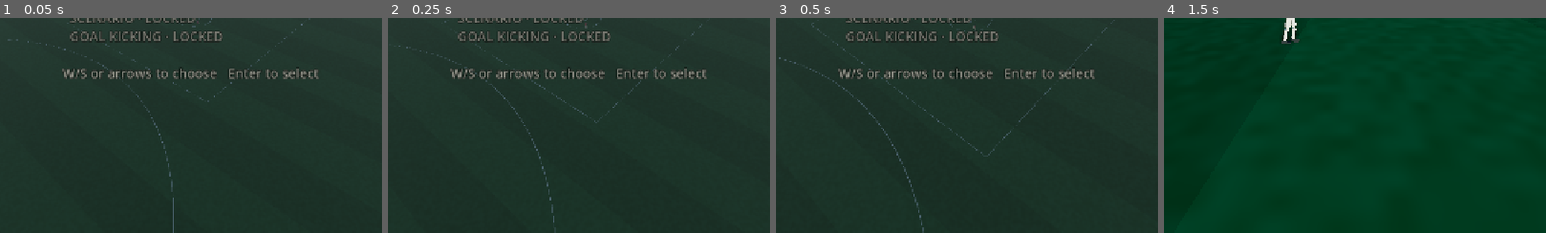
Above: before the commit, frames 1-4 (left to right).
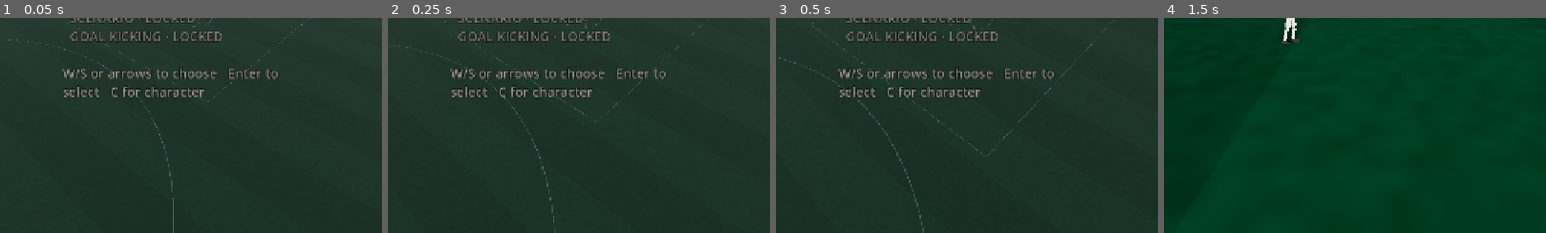
Above: after the commit, the same moments.

Repository: Yaandle/aussie-rules2
Game: Godot game, scene res://scenes/ui/main_menu.tscn
The game is run twice, just before and just after one commit, with the same random seed, the same clock (stepped at 60 frames per second) and the same inputs.
Inputs (mouse positions are % of the whole screen's width and height, from its top left):
- Up to frame 1 (0.05 s): no input
- Up to frame 2 (0.25 s): no input
- Up to frame 3 (0.5 s): no input
- Up to frame 4 (1.5 s): tap Enter (ui_accept) at 0.5, 0.77, 0.8, 1.07 s; move the mouse to (72, 45) at 0.52 s; hold D (move_right) 0.53-1.25 s; hold K (kick) 0.53-1.25 s; click (72, 45) at 0.67 s; drag from (30, 55) to (45, 70) at 1.27 s
The pictures show only the part of the screen within x 25-75%, y 50-100%; the shares and areas given below are measured in that part.

The runs differ from the first frame. In frame 1, 0.9% of the frame differs, in the area x 16-84%, y 23-37%; in frame 2, 0.9%; in frame 3, 0.9%; in frame 4, nothing differs.

Commit message:
Added kick to kick

Diff:
--- a/project.godot
+++ b/project.godot
@@ -21,6 +21,8 @@
 InputManager="*res://scripts/autoload/input_manager.gd"
 GameState="*res://scripts/autoload/game_state.gd"
 MatchState="*res://scripts/autoload/match_state.gd"
+CharacterProfile="*res://scripts/autoload/character_profile.gd"
+SceneWipe="*res://scripts/autoload/scene_wipe.gd"
 
 [display]
 
@@ -138,6 +140,12 @@
 , Object(InputEventJoypadButton,"resource_local_to_scene":false,"resource_name":"","device":-1,"button_index":4,"pressure":0.0,"pressed":false,"script":null)
 ]
 }
+character_menu={
+"deadzone": 0.5,
+"events": [Object(InputEventKey,"resource_local_to_scene":false,"resource_name":"","device":-1,"window_id":0,"alt_pressed":false,"shift_pressed":false,"ctrl_pressed":false,"meta_pressed":false,"pressed":false,"keycode":0,"physical_keycode":67,"key_label":0,"unicode":0,"location":0,"echo":false,"script":null)
+, Object(InputEventJoypadButton,"resource_local_to_scene":false,"resource_name":"","device":-1,"button_index":5,"pressure":0.0,"pressed":false,"script":null)
+]
+}
 debug_hud={
 "deadzone": 0.5,
 "events": [Object(InputEventKey,"resource_local_to_scene":false,"resource_name":"","device":-1,"window_id":0,"alt_press …(195 unchanged characters)…
--- /dev/null
+++ b/scenes/modes/kick_to_kick.tscn
@@ -0,0 +1,55 @@
+[gd_scene load_steps=8 format=3]
+
+[ext_resource type="Script" path="res://scripts/modes/kick_to_kick.gd" id="1_kick_to_kick"]
+[ext_resource type="PackedScene" path="res://scenes/field/field.tscn" id="2_field"]
+[ext_resource type="PackedScene" path="res://scenes/ball/ball.tscn" id="3_ball"]
+[ext_resource type="PackedScene" path="res://scenes/player/player.tscn" id="4_player"]
+[ext_resource type="PackedScene" path="res://scenes/camera/broadcast_camera.tscn" id="5_camera"]
+[ext_resource type="PackedScene" path="res://scenes/ui/debug_hud.tscn" id="6_hud"]
+
+[sub_resource type="ProceduralSkyMaterial" id="Sky_material"]
+sky_top_color = Color(0.32, 0.5, 0.76, 1)
+sky_horizon_color = Color(0.72, 0.78, 0.8, 1)
+ground_bottom_color = Color(0.27, 0.31, 0.26, 1)
+ground_horizon_color = Color(0.55, 0.6, 0.52, 1)
+sun_angle_max = 26.0
+sun_curve = 0.12
+
+[sub_resource type="Sky" id="Sky"]
+sky_material = SubResource("Sky_material")
+
+[sub_resource type="Environment" id="Environment"]
+background_mode = 2
+sky = SubResource("Sky")
+ambient_light_source = 3
+reflected_light_source = 2
+tonemap_mode = 3
+tonemap_white = 6.0
+ssao_enabled = true
+fog_enabled = true
+fog_light_color = Color(0.71, 0.77, 0.8, 1)
+fog_density = 0.0008
+
+[node name="KickToKick" type="Node3D"]
+script = ExtResource("1_kick_to_kick")
+
+[node name="WorldEnvironment" type="WorldEnvironment" parent="."]
+environment = SubResource("Environment")
+
+[node name="Sun" type="DirectionalLight3D" parent="."]
+transform = Transform3D(0.81915, 0, 0.57358, 0.43938, 0.64279, -0.62751, -0.36868, 0.76604, 0.52654, 0, 40, 0)
+light_energy = 1.15
+shadow_enabled = true
+directional_shadow_max_distance = 120.0
+
+[node name="Field" parent="." instance=ExtResource("2_field")]
+
+[node name="Ball" parent="." instance=ExtResource("3_ball")]
+transform = Transform3D(1, 0, 0, 0, 1, 0, 0, 0, 1, 0, 0.5, 0)
+
+[node name="Player" parent="." instance=ExtResource("4_player")]
+transform = Transform3D(1, 0, 0, 0, 1, 0, 0, 0, 1, 0, 0, 8)
+
+[node name="BroadcastCamera" parent="." instance=ExtResource("5_camera")]
+
+[node name="DebugHud" parent="." instance=ExtResource("6_hud")]
--- /dev/null
+++ b/scenes/ui/character_backdrop.tscn
@@ -0,0 +1,39 @@
+[gd_scene load_steps=4 format=3]
+
+[ext_resource type="Script" path="res://scripts/ui/character_backdrop.gd" id="1_backdrop"]
+
+[sub_resource type="ProceduralSkyMaterial" id="Sky_material"]
+sky_top_color = Color(0.32, 0.5, 0.76, 1)
+sky_horizon_color = Color(0.72, 0.78, 0.8, 1)
+ground_bottom_color = Color(0.27, 0.31, 0.26, 1)
+ground_horizon_color = Color(0.55, 0.6, 0.52, 1)
+sun_angle_max = 26.0
+sun_curve = 0.12
+
+[sub_resource type="Sky" id="Sky"]
+sky_material = SubResource("Sky_material")
+
+[sub_resource type="Environment" id="Environment"]
+background_mode = 2
+sky = SubResource("Sky")
+ambient_light_source = 3
+reflected_light_source = 2
+tonemap_mode = 3
+tonemap_white = 6.0
+fog_enabled = true
+fog_light_color = Color(0.71, 0.77, 0.8, 1)
+fog_density = 0.001
+
+[node name="CharacterBackdrop" type="Node3D"]
+script = ExtResource("1_backdrop")
+
+[node name="WorldEnvironment" type="WorldEnvironment" parent="."]
+environment = SubResource("Environment")
+
+[node name="Sun" type="DirectionalLight3D" parent="."]
+transform = Transform3D(0.81915, 0, 0.57358, 0.43938, 0.64279, -0.62751, -0.36868, 0.76604, 0.52654, 0, 40, 0)
+light_energy = 1.15
+shadow_enabled = false
+
+[node name="Camera3D" type="Camera3D" parent="."]
+fov = 50.0
--- /dev/null
+++ b/scenes/ui/character_screen.tscn
@@ -0,0 +1,49 @@
+[gd_scene load_steps=3 format=3]
+
+[ext_resource type="Script" path="res://scripts/ui/character_screen.gd" id="1_screen"]
+[ext_resource type="PackedScene" path="res://scenes/ui/character_backdrop.tscn" id="2_backdrop"]
+
+[node name="CharacterScreen" type="CanvasLayer"]
+script = ExtResource("1_screen")
+
+[node name="BackdropContainer" type="SubViewportContainer" parent="."]
+anchors_preset = 15
+anchor_right = 1.0
+anchor_bottom = 1.0
+grow_horizontal = 2
+grow_vertical = 2
+stretch = true
+
+[node name="SubViewport" type="SubViewport" parent="BackdropContainer"]
+handle_input_locally = false
+size = Vector2i(1280, 720)
+
+[node name="CharacterBackdrop" parent="BackdropContainer/SubViewport" instance=ExtResource("2_backdrop")]
+
+[node name="Scrim" type="ColorRect" parent="."]
+anchors_preset = 15
+anchor_right = 1.0
+anchor_bottom = 1.0
+grow_horizontal = 2
+grow_vertical = 2
+color = Color(0.05, 0.06, 0.05, 0.45)
+
+[node name="Label" type="RichTextLabel" parent="."]
+anchors_preset = 8
+anchor_left = 0.5
+anchor_top = 0.5
+anchor_right = 0.5
+anchor_bottom = 0.5
+offset_left = -280.0
+offset_top = -220.0
+offset_right = 280.0
+offset_bottom = 220.0
+grow_horizontal = 2
+grow_vertical = 2
+theme_override_colors/default_color = Color(0.95, 0.96, 0.9, 1)
+theme_override_colors/font_outline_color = Color(0.03, 0.04, 0.03, 0.85)
+theme_override_constants/outline_size = 5
+theme_override_font_sizes/normal_font_size = 20
+bbcode_enabled = true
+fit_content = true
+scroll_active = false
--- /dev/null
+++ b/scripts/autoload/character_profile.gd
@@ -0,0 +1,20 @@
+extends Node
+
+## Session-only character attributes — the Godot equivalent of Prototype
+## 1's character_state.py "APPLY TO ALL PLAYERS" default. P1 also had a
+## named-roster/disk-persistence system layered on top of that default;
+## this port stops at the single always-live profile, since nothing here
+## yet has more than one controllable player to apply a roster entry to.
+## Whatever mode spawns the human-controlled player (currently just
+## kick_to_kick.gd) reads speed_scale()/height_scale() when building it.
+
+var speed := Tuning.CHARACTER_SPEED_DEFAULT
+var height := Tuning.CHARACTER_HEIGHT_DEFAULT
+
+
+func speed_scale() -> float:
+	return speed / Tuning.CHARACTER_SPEED_DEFAULT
+
+
+func height_scale() -> float:
+	return height / Tuning.CHARACTER_HEIGHT_DEFAULT
--- a/scripts/autoload/game_state.gd
+++ b/scripts/autoload/game_state.gd
@@ -21,6 +21,7 @@
 	FULL_GAME,    ## §7 priority 1
 	SCENARIO,     ## §7 priority 2
 	GOAL_KICKING, ## §7 priority 4
+	KICK_TO_KICK, ## solo free-roam practice, reached via the character screen
 }
 
 enum Phase {
--- /dev/null
+++ b/scripts/autoload/scene_wipe.gd
@@ -0,0 +1,62 @@
+extends CanvasLayer
+
+## Pixel-wipe scene transition — ports the sweep in character_render.py's
+## `_wipe_surface`/`_wipe_cache`: a hard-edged panel sweeping in from the
+## left to cover the screen, then back out to reveal what's underneath.
+## P1 could do this as an overlay within one process because its whole
+## game was one Pygame surface; here a mode change is a real scene swap
+## (`change_scene_to_file`), so the panel lives on an autoload, which is
+## the one thing guaranteed to survive that swap — cover, swap, reveal.
+
+## Released whenever a step finishes — naturally, or because a new
+## _animate() call superseded it. `Tween.kill()` never fires the tween's
+## own `finished` signal, so awaiting that signal directly would leave
+## whichever coroutine was mid-`await` on a killed tween suspended
+## forever (a real leak: two change_scene() calls close enough together
+## — a fast confirm right as the previous reveal is still animating —
+## would orphan the first one). Routing every completion through this
+## signal instead means superseding a tween still releases its awaiter.
+signal _step_done
+
+var _panel: ColorRect
+var _tween: Tween
+
+
+func _ready() -> void:
+	layer = 100
+	process_mode = Node.PROCESS_MODE_ALWAYS
+	_panel = ColorRect.new()
+	_panel.color = Color(0.05, 0.05, 0.04)
+	_panel.mouse_filter = Control.MOUSE_FILTER_IGNORE
+	_panel.set_anchors_preset(Control.PRESET_FULL_RECT)
+	_panel.anchor_right = 0.0   # starts fully revealed — no panel on screen
+	add_child(_panel)
+
+
+## Covers the screen, swaps the scene, then reveals the new one. The
+## frame of delay between the scene swap and the reveal tween starting
+## lets the new scene's _ready() run first, so it never flashes visible
+## uncovered.
+func change_scene(path: String, duration := Tuning.CHARACTER_TRANSITION_TIME) -> void:
+	await cover(duration)
+	get_tree().change_scene_to_file(path)
+	await get_tree().process_frame
+	await reveal(duration)
+
+
+func cover(duration := Tuning.CHARACTER_TRANSITION_TIME) -> void:
+	await _animate(1.0, duration)
+
+
+func reveal(duration := Tuning.CHARACTER_TRANSITION_TIME) -> void:
+	await _animate(0.0, duration)
+
+
+func _animate(target_anchor_right: float, duration: float) -> void:
+	if _tween != null and _tween.is_valid():
+		_tween.kill()
+		_step_done.emit()
+	_tween = create_tween()
+	_tween.tween_property(_panel, "anchor_right", target_anchor_right, duration)
+	_tween.finished.connect(_step_done.emit, CONNECT_ONE_SHOT)
+	await _step_done
--- /dev/null
+++ b/scripts/modes/kick_to_kick.gd
@@ -0,0 +1,68 @@
+extends Node3D
+
+## Solo free-roam practice (reached via the character screen's PLAY row):
+## one player, one ball, the full field, no AI, no clock, no scoring —
+## just movement and disposal with an unlimited ball reset. Functionally
+## the milestone-1 sandbox (scripts/main.gd) with two differences: it's
+## reachable from the menu/character-screen flow instead of being the
+## boot scene, and it applies whatever SPEED/HEIGHT the character screen
+## was left on (CharacterProfile) to the player it spawns.
+
+const BALL_RESET_AHEAD := 3.0
+const BALL_LOST_BELOW := -5.0
+
+@onready var _field: Field = $Field
+@onready var _ball: Ball = $Ball
+@onready var _player: PlayerController = $Player
+@onready var _camera: BroadcastCamera = $BroadcastCamera
+@onready var _hud: DebugHud = $DebugHud
+
+
+func _ready() -> void:
+	GameState.mode = GameState.Mode.KICK_TO_KICK
+	GameState.phase = GameState.Phase.PLAY
+
+	_player.speed_scale = CharacterProfile.speed_scale()
+	(_player.get_node("Rig") as Node3D).scale = Vector3.ONE * CharacterProfile.height_scale()
+
+	_camera.target = _player
+	_camera.ball = _ball
+	_camera.recenter()
+	_player.camera = _camera.camera()
+
+	_hud.player = _player
+	_hud.ball = _ball
+
+	_player.ball_disposed.connect(_on_ball_disposed)
+
+	_ball.reset_at(_field.centre())
+	Input.set_mouse_mode(Input.MOUSE_MODE_CAPTURED)
+
+
+func _unhandled_input(event: InputEvent) -> void:
+	if event.is_action_pressed(&"pause"):
+		Input.set_mouse_mode(Input.MOUSE_MODE_VISIBLE)
+		SceneWipe.change_scene("res://scenes/ui/main_menu.tscn")
+	elif event.is_action_pressed(&"debug_reset"):
+		_reset_ball()
+
+
+func _physics_process(_delta: float) -> void:
+	# Safety net, same as the sandbox's — the ball is a real rigid body,
+	# so it can genuinely be lost off the map.
+	var where := _ball.global_position
+	if where.y < BALL_LOST_BELOW \
+			or absf(where.x) > Tuning.FIELD_HALF_LENGTH + Field.SURROUND_MARGIN \
+			or absf(where.z) > Tuning.FIELD_HALF_WIDTH + Field.SURROUND_MARGIN:
+		_reset_ball()
+
+
+func _reset_ball() -> void:
+	_player.drop_ball()
+	var ahead := -_player.global_transform.basis.z * BALL_RESET_AHEAD
+	_ball.reset_at(_player.global_position + ahead + Vector3.UP * 0.3)
+
+
+func _on_ball_disposed(action: Tuning.Action) -> void:
+	if action == Tuning.Action.KICK:
+		_camera.punch(Tuning.CAM_PUNCH_KICK)
--- a/scripts/player/player_controller.gd
+++ b/scripts/player/player_controller.gd
@@ -31,6 +31,12 @@
 
 @export var team: Tuning.Team = Tuning.Team.HOME
 
+## Uniform multiplier over WALK/JOG/SPRINT_SPEED — 1.0 leaves Full Game
+## and the sandbox exactly as tuned. The character screen's SPEED stat
+## (CharacterProfile.speed_scale()) is the only thing that sets this to
+## anything else, on whichever player it hands off to.
+var speed_scale := 1.0
+
 ## Set by whatever owns the view — movement is camera-relative, as every
 ## third-person game's is. Left null the player still works, just in
 ## world axes, which keeps this node testable headless.
@@ -144,7 +150,7 @@
 		# current momentum it is. Dead ahead is full, square across is
 		# half, straight back is REVERSE_SPEED_SCALE.
 		var alignment := _heading.dot(_wish_dir)
-		target_speed = Tuning.speed_for_gait(gait) \
+		target_speed = Tuning.speed_for_gait(gait) * speed_scale \
 			* remap(alignment, -1.0, 1.0, Tuning.REVERSE_SPEED_SCALE, 1.0)
 
 		var speed_ratio := clampf(_speed / Tuning.SPRINT_SPEED, 0.0, 1.0)
--- a/scripts/tuning.gd
+++ b/scripts/tuning.gd
@@ -262,6 +262,30 @@
 const TACKLE_SPILL_SPEED := 3.0        # m/s the loose ball scatters at
 
 
+# ── Character screen ─────────────────────────────────────────────────
+# Ported from Prototype 1's character_state.py / character_render.py: a
+# live attributes screen with two adjustable stats (Speed, Height) and a
+# pixel-wipe entry/exit. P1's CHARACTER_SPEED_MIN/MAX (12..26) were
+# abstract logical units/s on its diorama grid; here Speed is the
+# player's effective SPRINT_SPEED in real m/s, so PLAYER_CONTROLLER's
+# speed_scale (speed / CHARACTER_SPEED_DEFAULT) multiplies WALK/JOG/
+# SPRINT uniformly. Height stays real centimetres — PlaceholderRig's
+# proportions already assume a 185cm baseline, so CHARACTER_HEIGHT_
+# DEFAULT matches it exactly and height_scale becomes a uniform rig
+# scale rather than a re-derived skeleton.
+const CHARACTER_SPEED_MIN := 6.0        # m/s
+const CHARACTER_SPEED_MAX := 11.0       # m/s
+const CHARACTER_SPEED_STEP := 0.25      # m/s per Left/Right nudge
+const CHARACTER_SPEED_DEFAULT := SPRINT_SPEED
+
+const CHARACTER_HEIGHT_MIN := 165.0     # cm
+const CHARACTER_HEIGHT_MAX := 205.0     # cm
+const CHARACTER_HEIGHT_STEP := 1.0      # cm per Left/Right nudge
+const CHARACTER_HEIGHT_DEFAULT := 185.0 # matches PlaceholderRig's HIP_HEIGHT rig
+
+const CHARACTER_TRANSITION_TIME := 0.3  # s, pixel-wipe cover/reveal duration
+
+
 # ── AI ───────────────────────────────────────────────────────────────
 # Deliberately simple: chase the loose ball, run the carry toward goal,
 # press the opposing carrier, otherwise drift toward a kickoff slot. Not
--- /dev/null
+++ b/scripts/ui/character_backdrop.gd
@@ -0,0 +1,42 @@
+class_name CharacterBackdrop
+extends Node3D
+
+## Decorative background for the character screen: one standing player on
+## the turf, a fixed close camera framing — P1's character_render.py used
+## exactly this ("the camera never moves, but still ticks every frame
+## like every other mode's rig"). Reuses menu_backdrop.gd's pattern
+## (Field + PlayerController instanced with a static PlayerBrain) rather
+## than inventing a second way to stand a player on the ground.
+
+const FIELD_SCENE := preload("res://scenes/field/field.tscn")
+const PLAYER_SCENE := preload("res://scenes/player/player.tscn")
+
+@onready var _camera: Camera3D = $Camera3D
+
+var _rig_holder: PlaceholderRig
+
+
+func _ready() -> void:
+	add_child(FIELD_SCENE.instantiate())
+
+	var instance := PLAYER_SCENE.instantiate() as PlayerController
+	instance.team = Tuning.Team.HOME
+	var rig := instance.get_node("Rig") as PlaceholderRig
+	rig.away_kit = false
+	instance.position = Vector3.ZERO
+	instance.rotation.y = deg_to_rad(180.0)   # face the camera
+	add_child(instance)
+	instance.set_brain(PlayerBrain.new())
+	_rig_holder = rig
+
+	_camera.global_position = Vector3(0.0, 1.35, 3.4)
+	_camera.look_at(Vector3(0.0, 1.0, 0.0), Vector3.UP)
+
+
+## Cosmetic rig scale so the portrait reflects the draft HEIGHT value
+## while it's being edited — matches character_render.py's height_mult
+## sprite scaling. Called by character_screen.gd, not driven from here,
+## so the preview updates live as the stat is nudged.
+func set_height_scale(scale: float) -> void:
+	if is_instance_valid(_rig_holder):
+		_rig_holder.scale = Vector3.ONE * scale
--- /dev/null
+++ b/scripts/ui/character_screen.gd
@@ -0,0 +1,156 @@
+class_name CharacterScreen
+extends CanvasLayer
+
+## Attribute screen ported from Prototype 1's character_state.py /
+## character_render.py (hotkey "C" from the main menu there too). P1 also
+## had a named-player roster with disk persistence layered on the same
+## screen; this port keeps the part that actually changes gameplay right
+## now — the single live SPEED/HEIGHT draft (design doc's "APPLY TO ALL
+## PLAYERS" default, see CharacterProfile) — and drops the roster, since
+## there's nowhere yet that more than one saved profile would matter.
+##
+## Two adjustable stats (Speed, Height), six locked flavour rows kept for
+## the same reason P1 kept them: a stat screen that only ever shows two
+## live numbers doesn't read as a stat screen. A PLAY action row replaces
+## P1's SAVE — confirming here launches kick_to_kick.tscn instead of
+## writing to disk.
+
+const ATTRIBUTE_ROWS := [
+	{"key": "speed", "name": "SPEED"},
+	{"key": null, "name": "JUMPING"},
+	{"key": null, "name": "KICKING POWER"},
+	{"key": null, "name": "KICKING ACCURACY"},
+	{"key": null, "name": "STRENGTH"},
+	{"key": "height", "name": "HEIGHT"},
+	{"key": null, "name": "WEIGHT"},
+	{"key": null, "name": "KICKING FOOT"},
+]
+
+const COLOUR_TITLE := "f4f1e0"
+const COLOUR_SELECTED := "f4f1e0"
+const COLOUR_NORMAL := "c9c9bd"
+const COLOUR_LOCKED := "7a7a72"
+const COLOUR_HINT := "9a9a90"
+const COLOUR_GOLD := "e9c95e"
+
+const BAR_SEGMENTS := 16
+
+@onready var _label: RichTextLabel = $Label
+@onready var _backdrop: CharacterBackdrop = $BackdropContainer/SubViewport/CharacterBackdrop
+
+var _speed := Tuning.CHARACTER_SPEED_DEFAULT
+var _height := Tuning.CHARACTER_HEIGHT_DEFAULT
+var _selected := 0
+var _busy := false   ## true while a wipe is in flight — input is inert
+
+
+func _ready() -> void:
+	_speed = CharacterProfile.speed
+	_height = CharacterProfile.height
+	_backdrop.set_height_scale(_height / Tuning.CHARACTER_HEIGHT_DEFAULT)
+	_refresh()
+
+
+func _unhandled_input(event: InputEvent) -> void:
+	if _busy:
+		return
+	if event.is_action_pressed(&"move_forward") or event.is_action_pressed(&"ui_up"):
+		_move(-1)
+	elif event.is_action_pressed(&"move_back") or event.is_action_pressed(&"ui_down"):
+		_move(1)
+	elif event.is_action_pressed(&"move_left") or event.is_action_pressed(&"ui_left"):
+		_nudge(-1)
+	elif event.is_action_pressed(&"move_right") or event.is_action_pressed(&"ui_right"):
+		_nudge(1)
+	elif event.is_action_pressed(&"ui_accept"):
+		_activate()
+	elif event.is_action_pressed(&"pause") or event.is_action_pressed(&"character_menu"):
+		_exit_to_menu()
+
+
+func _row_count() -> int:
+	return ATTRIBUTE_ROWS.size() + 1   # + the PLAY action row
+
+
+func _move(step: int) -> void:
+	_selected = (_selected + step + _row_count()) % _row_count()
+	_refresh()
+
+
+func _nudge(direction: int) -> void:
+	if _selected >= ATTRIBUTE_ROWS.size():
+		return
+	var row: Dictionary = ATTRIBUTE_ROWS[_selected]
+	if row["key"] == "speed":
+		_speed = clampf(_speed + direction * Tuning.CHARACTER_SPEED_STEP,
+			Tuning.CHARACTER_SPEED_MIN, Tuning.CHARACTER_SPEED_MAX)
+	elif row["key"] == "height":
+		_height = clampf(_height + direction * Tuning.CHARACTER_HEIGHT_STEP,
+			Tuning.CHARACTER_HEIGHT_MIN, Tuning.CHARACTER_HEIGHT_MAX)
+		_backdrop.set_height_scale(_height / Tuning.CHARACTER_HEIGHT_DEFAULT)
+	_refresh()
+
+
+func _activate() -> void:
+	if _selected == ATTRIBUTE_ROWS.size():
+		_confirm_and_play()
+
+
+func _confirm_and_play() -> void:
+	if _busy:
+		return
+	_busy = true
+	CharacterProfile.speed = _speed
+	CharacterProfile.height = _height
+	SceneWipe.change_scene("res://scenes/modes/kick_to_kick.tscn")
+
+
+func _exit_to_menu() -> void:
+	if _busy:
+		return
+	_busy = true
+	SceneWipe.change_scene("res://scenes/ui/main_menu.tscn")
+
+
+func _refresh() -> void:
+	var lines: Array[String] = []
+	lines.append("[color=#%s]CHARACTER[/color]" % COLOUR_TITLE)
+	lines.append("[color=#%s]SPEED / HEIGHT ADJUSTABLE  ·  REST LOCKED[/color]" % COLOUR_HINT)
+	lines.append("")
+	for i in ATTRIBUTE_ROWS.size():
+		lines.append(_stat_line(i))
+	lines.append("")
+	var action_selected := _selected == ATTRIBUTE_ROWS.size()
+	var action_colour := COLOUR_SELECTED if action_selected else COLOUR_NORMAL
+	lines.append("[color=#%s]%sPLAY — OPEN FIELD[/color]" % [
+		action_colour, "> " if action_selected else "  "])
+	lines.append("")
+	lines.append("[color=#%s]W/S select   A/D adjust   Enter play   Esc/C back[/color]"
+		% COLOUR_HINT)
+	_label.text = "\n".join(lines)
+
+
+func _stat_line(i: int) -> String:
+	var row: Dictionary = ATTRIBUTE_ROWS[i]
+	var selected := i == _selected
+	var locked: bool = row["key"] == null
+	var cursor := "> " if selected else "  "
+	var colour := COLOUR_LOCKED if locked else (COLOUR_SELECTED if selected else COLOUR_NORMAL)
+	var suffix := "  · LOCKED" if locked else ""
+	var line := "[color=#%s]%s%s%s[/color]" % [colour, cursor, row["name"], suffix]
+	if locked:
+		return line
+	var value: float = _speed if row["key"] == "speed" else _height
+	var vmin: float = Tuning.CHARACTER_SPEED_MIN if row["key"] == "speed" \
+		else Tuning.CHARACTER_HEIGHT_MIN
+	var vmax: float = Tuning.CHARACTER_SPEED_MAX if row["key"] == "speed" \
+		else Tuning.CHARACTER_HEIGHT_MAX
+	var text := ("%.2f m/s" % value) if row["key"] == "speed" else ("%.0f cm" % value)
+	var value_colour := COLOUR_GOLD if selected else COLOUR_NORMAL
+	return "%s   [color=#%s]%s %s[/color]" % [line, value_colour, _bar(value, vmin, vmax), text]
+
+
+func _bar(value: float, vmin: float, vmax: float) -> String:
+	var frac := 0.0 if vmax <= vmin else (value - vmin) / (vmax - vmin)
+	var filled := int(round(clampf(frac, 0.0, 1.0) * BAR_SEGMENTS))
+	return "[%s%s]" % ["#".repeat(filled), "·".repeat(BAR_SEGMENTS - filled)]
--- a/scripts/ui/main_menu.gd
+++ b/scripts/ui/main_menu.gd
@@ -50,7 +50,9 @@
 
 
 func _unhandled_input(event: InputEvent) -> void:
-	if event.is_action_pressed(&"move_forward") or event.is_action_pressed(&"ui_up"):
+	if event.is_action_pressed(&"character_menu"):
+		SceneWipe.change_scene("res://scenes/ui/character_screen.tscn")
+	elif event.is_action_pressed(&"move_forward") or event.is_action_pressed(&"ui_up"):
 		_move(-1)
 	elif event.is_action_pressed(&"move_back") or event.is_action_pressed(&"ui_down"):
 		_move(1)
@@ -87,5 +89,6 @@
 			var subtitle := entry.subtitle if entry.unlocked else "Not built yet"
 			lines.append("[color=#%s]    %s[/color]" % [COLOUR_HINT, subtitle])
 	lines.append("")
-	lines.append("[color=#%s]W/S or arrows to choose   Enter to select[/color]" % COLOUR_HINT)
+	lines.append("[color=#%s]W/S or arrows to choose   Enter to select   C for character[/color]"
+		% COLOUR_HINT)
 	_label.text = "\n".join(lines)
Not shown, added: scripts/autoload/character_profile.gd.uid
Not shown, added: scripts/autoload/scene_wipe.gd.uid
Not shown, added: scripts/modes/kick_to_kick.gd.uid
Not shown, added: scripts/ui/character_backdrop.gd.uid
Not shown, added: scripts/ui/character_screen.gd.uid
Not shown, added: scripts/ui/main_menu.gd.uid
Not shown, added: scripts/ui/menu_backdrop.gd.uid
